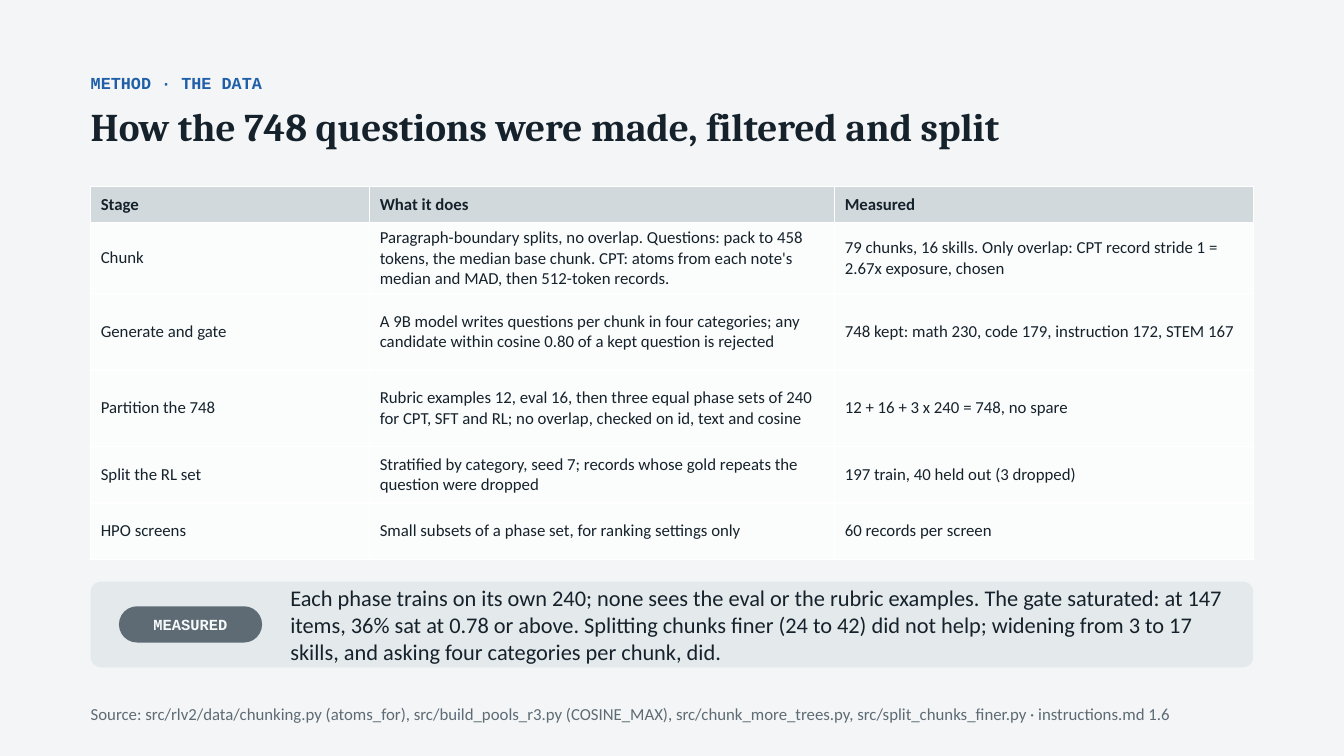
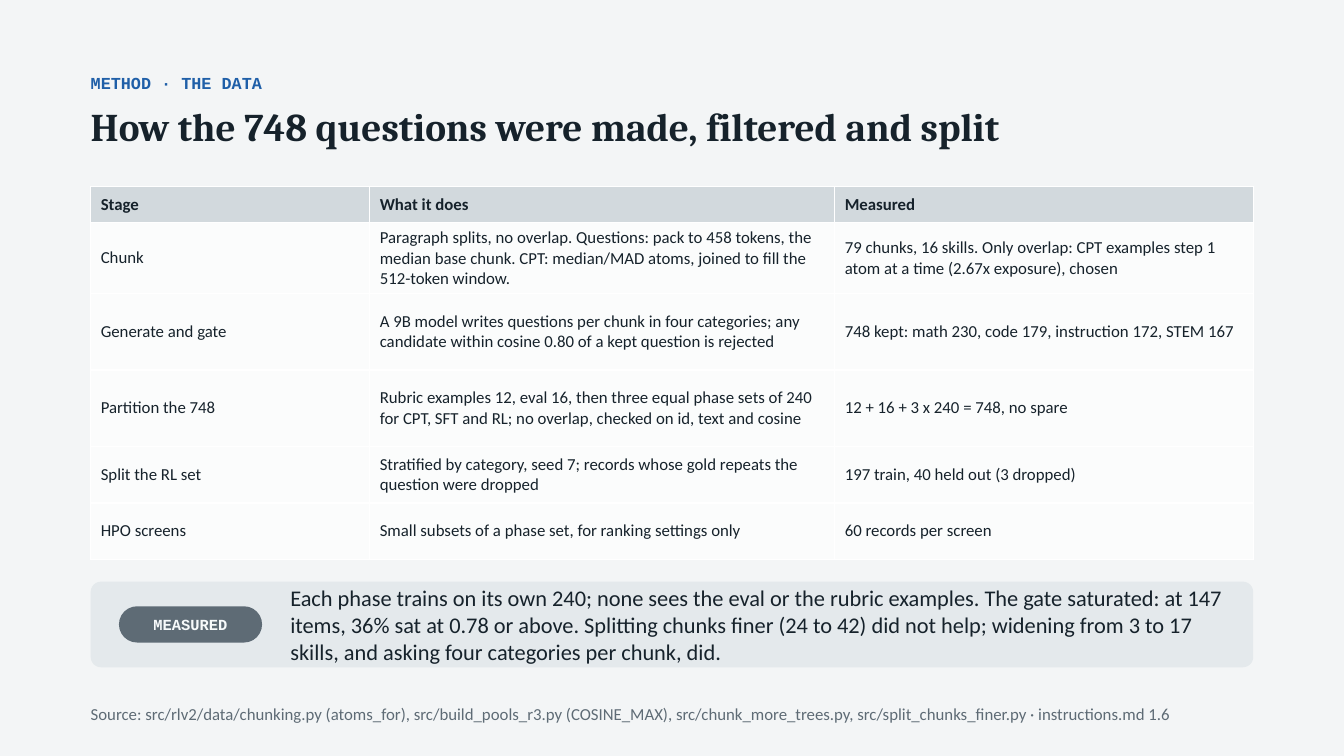
Before and after one commit to thistleknot/rl_v2_share, a slide deck: slide 5 of docs/RL_V2_rl.pptx. Drawn at 1344x756 pixels with LibreOffice and Linux fonts; fonts in the diff are those of the drawing. Boxes give left, top, right and bottom in pixels: in the first picture for what was removed or moved away, otherwise in the second. Text is boxed around its words. In the diff, an @@ line names an element or a change of style, - is before the commit and + after.

```diff
--- a/docs/RL_V2_rl.pptx
+++ b/docs/RL_V2_rl.pptx
@@ table at (x1=91, y1=187, x2=1253, y2=545) @@
-row 2, column 2: Paragraph-boundary splits, no overlap. Questions: pack to 458 tokens, the median base chunk. CPT: atoms from each note's median and MAD, then 512-token records.
+row 2, column 2: Paragraph splits, no overlap. Questions: pack to 458 tokens, the median base chunk. CPT: median/MAD atoms, joined to fill the 512-token window.
-row 2, column 3: 79 chunks, 16 skills. Only overlap: CPT record stride 1 = 2.67x exposure, chosen
+row 2, column 3: 79 chunks, 16 skills. Only overlap: CPT examples step 1 atom at a time (2.67x exposure), chosen
```
